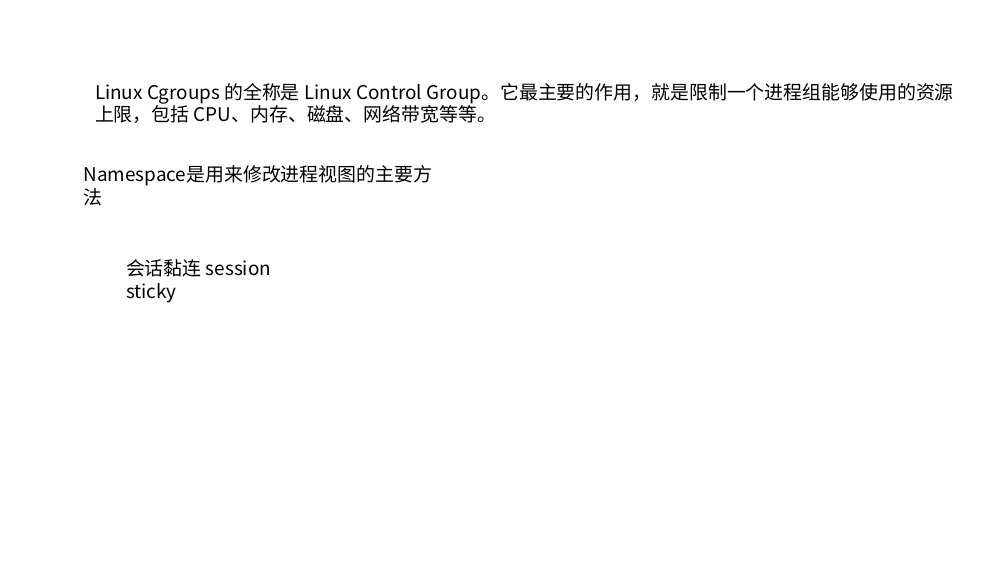
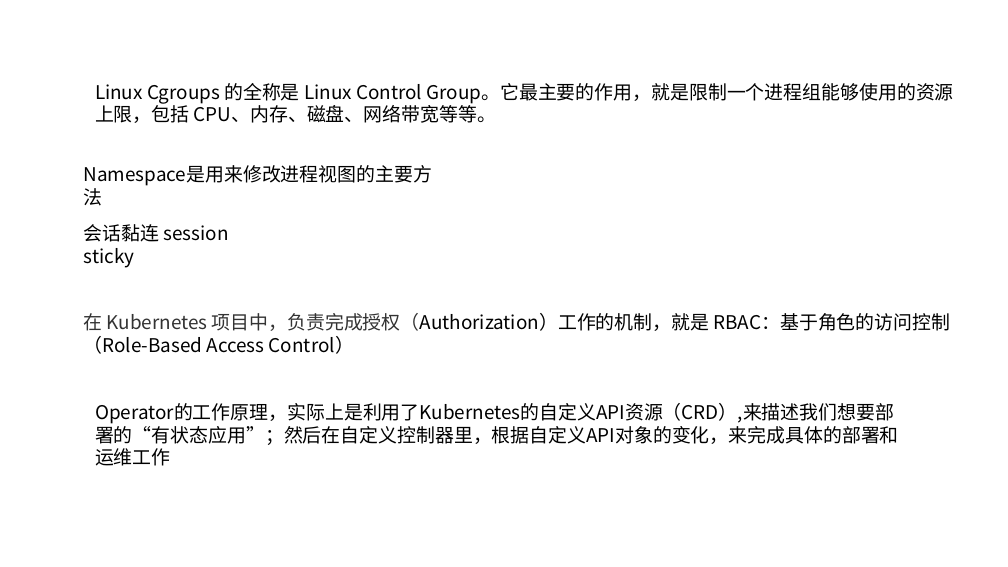
Before and after one commit to axzxs2001/Asp.NetCoreExperiment, a slide deck: slide 2 of Asp.NetCoreExperiment/kubernetes/kubernetes.pptx. Drawn at 1008x567 pixels with LibreOffice and Linux fonts; fonts in the diff are those of the drawing. Boxes give left, top, right and bottom in pixels: in the first picture for what was removed or moved away, otherwise in the second. Text is boxed around its words. In the diff, an @@ line names an element or a change of style, - is before the commit and + after.

Commit message:
kubernetes ppt

```diff
--- a/Asp.NetCoreExperiment/kubernetes/kubernetes.pptx
+++ b/Asp.NetCoreExperiment/kubernetes/kubernetes.pptx
@@ text "会话黏连 session sticky": place and size @@
-text "会话黏连 session sticky" at [126, 259, 271, 303]
+text "会话黏连 session sticky" at [84, 224, 228, 268]
@@ text added at [84, 313, 951, 354], 18 pt, text #000000 @@
+在 Kubernetes 项目中，负责完成授权（Authorization）工作的机制，就是 RBAC：基于角色的访问控制（Role-Based Access Control）
@@ text added at [95, 403, 899, 466], 18 pt, text #000000 @@
+Operator的工作原理，实际上是利用了Kubernetes的自定义API资源（CRD）,来描述我们想要部署的“有状态应用”；然后在自定义控制器里，根据自定义API对象的变化，来完成具体的部署和运维工作
```
